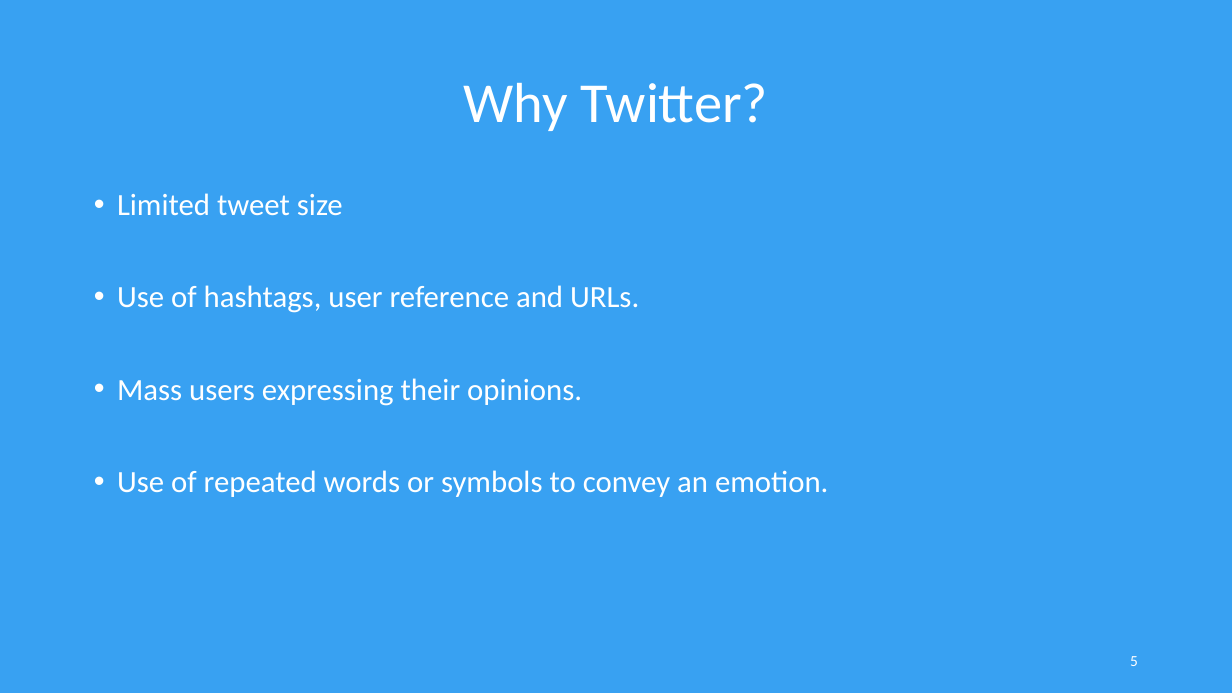
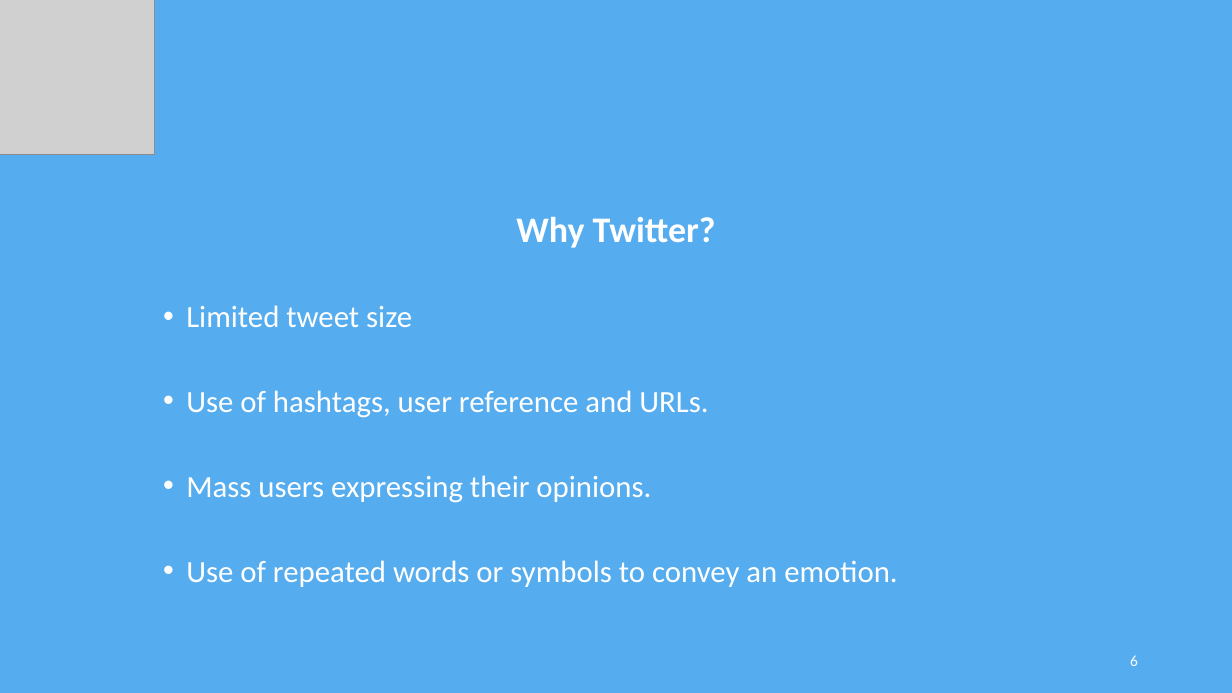
Before and after one commit to poshan0126/SentiMeter_Proposal_Documents, a slide deck: slide 6 of Project-Presentation.pptx (slide 5 before the commit). Drawn at 1232x693 pixels with LibreOffice and Linux fonts; fonts in the diff are those of the drawing; grey boxes stand for pictures. Boxes give left, top, right and bottom in pixels: in the first picture for what was removed or moved away, otherwise in the second. Text is boxed around its words. In the diff, an @@ line names an element or a change of style, - is before the commit and + after.

```diff
--- a/Project-Presentation.pptx
+++ b/Project-Presentation.pptx
@@ background #38A1F2 to #55ACEF @@
@@ picture added at <box>0,0,155,155</box> @@
@@ title removed at <box>463,83,768,131</box> @@
-Why Twitter?
@@ text "Why Twitter?": place and size @@
-text "Why Twitter?" at <box>117,193,828,497</box>
+text "Why Twitter?" at <box>186,217,897,587</box>
@@ text at <box>516,217,716,248</box>: paragraph added @@
+Why Twitter?
@@ text at <box>186,305,897,587</box>: line spacing 0.9 to 0.8 @@
@@ page number at <box>1130,655,1138,666</box>: text changed @@
-5
+6
```
Also in this commit, not shown: 15 other slides changed, 4 slides added, 2 slides removed, 2 other files.
